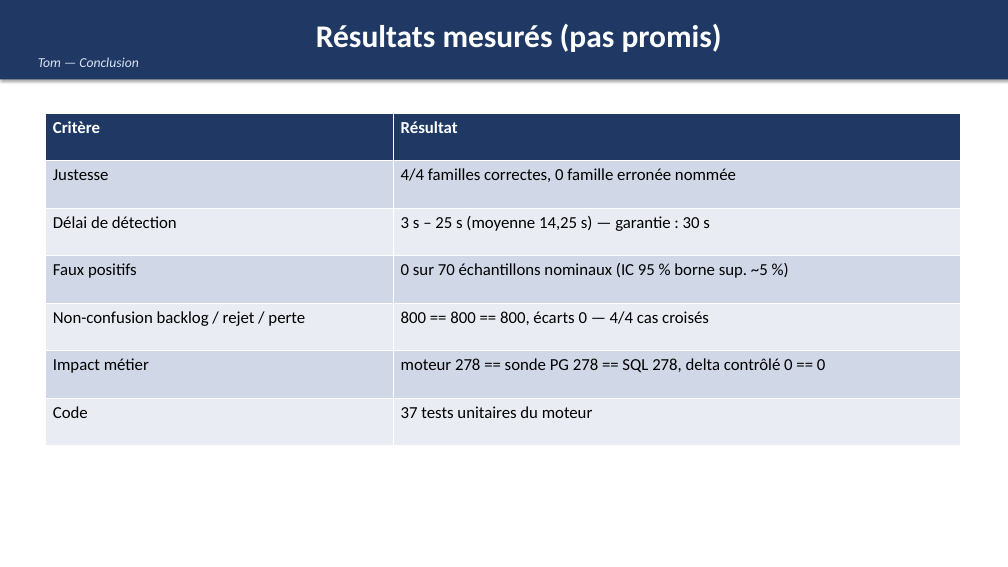
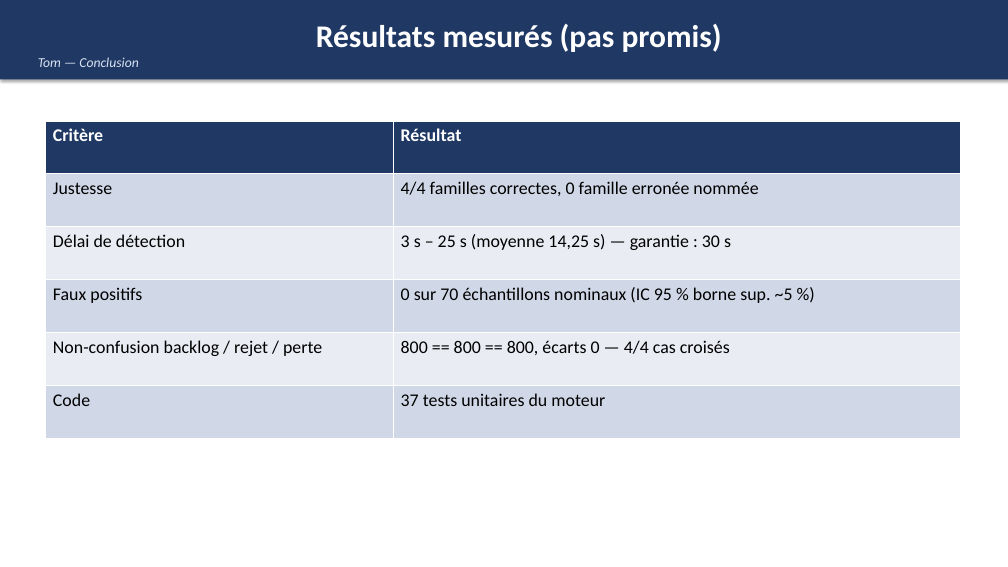
Before and after one commit to TomPERRIN/ISIMA-TP-kafka-2026-observabilite-diagnostique-incidents, a slide deck: slide 10 of travail/soutenance-sae5.pptx. Drawn at 1008x567 pixels with LibreOffice and Linux fonts; fonts in the diff are those of the drawing. Boxes give left, top, right and bottom in pixels: in the first picture for what was removed or moved away, otherwise in the second. Text is boxed around its words. In the diff, an @@ line names an element or a change of style, - is before the commit and + after.

```diff
--- a/travail/soutenance-sae5.pptx
+++ b/travail/soutenance-sae5.pptx
@@ table at bbox=[45, 121, 960, 439] @@
-row 6: Impact métier | moteur 278 == sonde PG 278 == SQL 278, delta contrôlé 0 == 0
@@ table: place and size @@
-table at bbox=[45, 113, 960, 446]
+table at bbox=[45, 121, 960, 439]
```
Also in this commit, not shown: 9 other slides changed.
